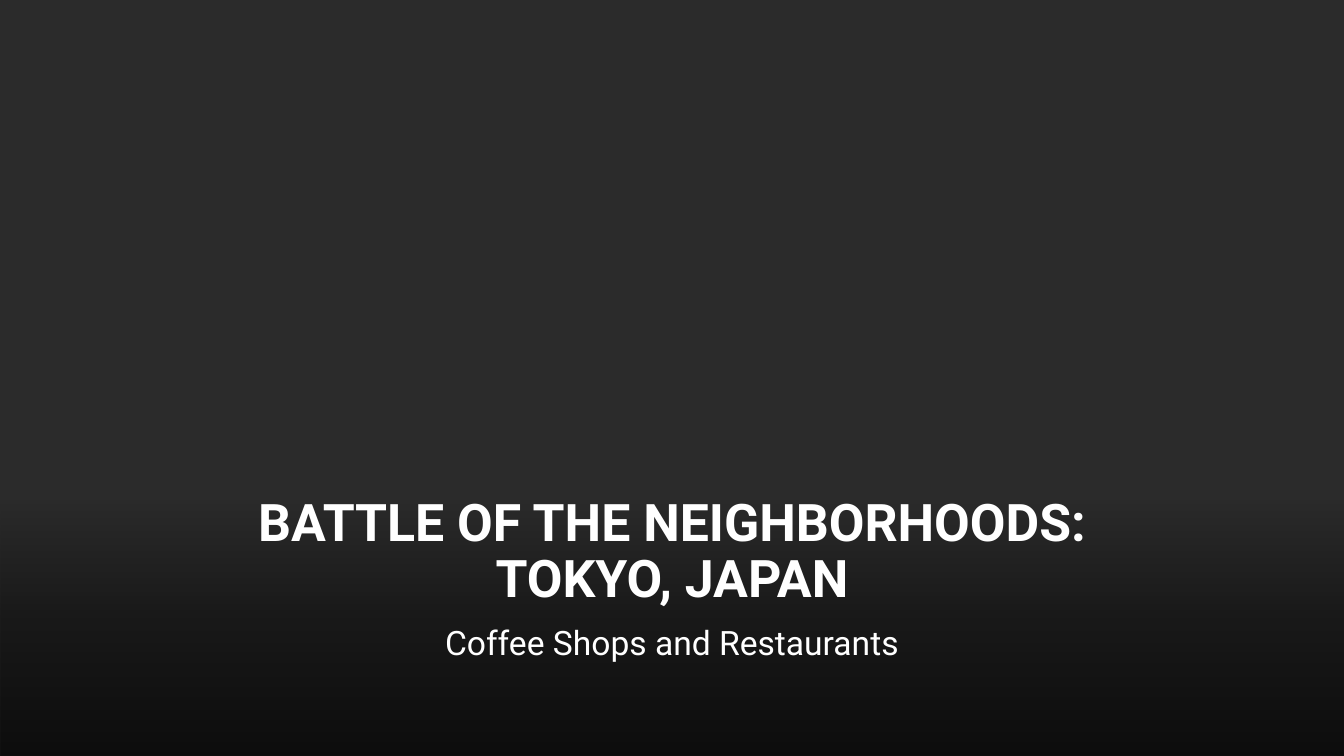
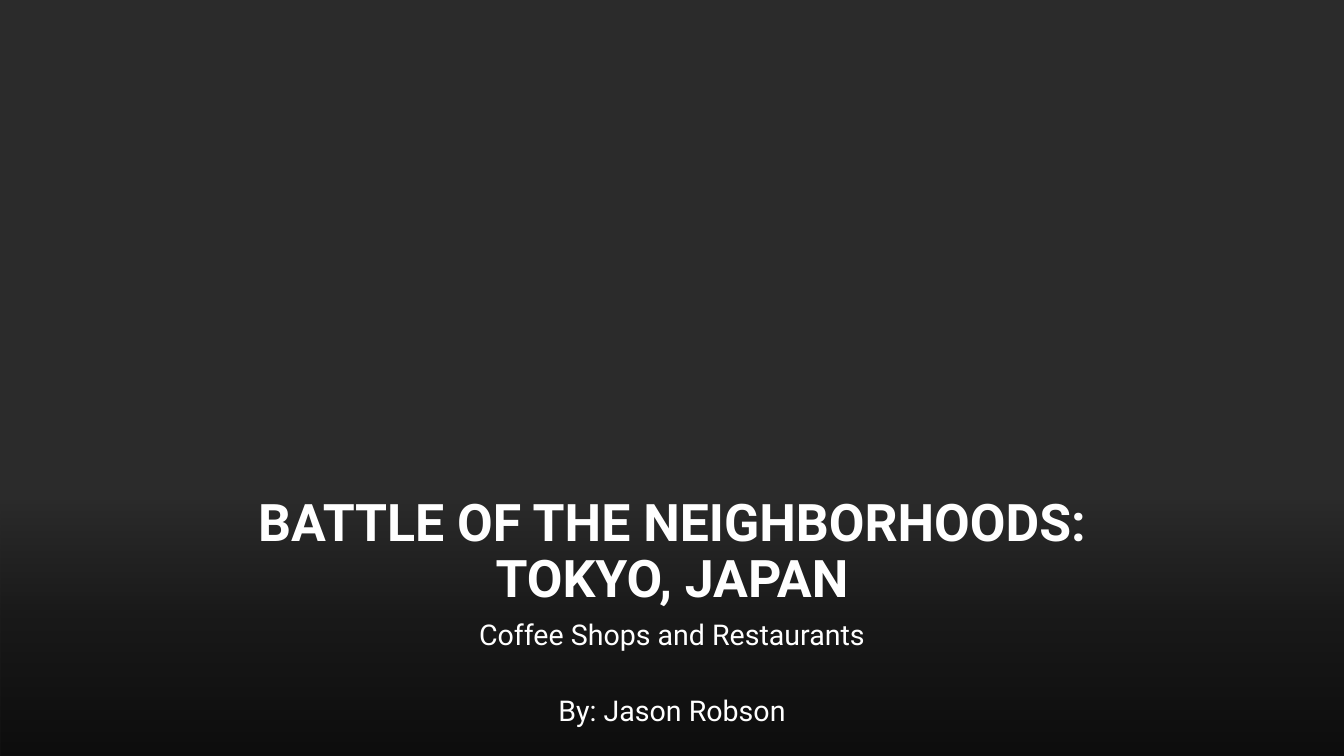
Before and after one commit to Phoenix8440/Coursera_Capstone, a slide deck: slide 1 of Battle of the Neighborhoods.pptx. Drawn at 1344x756 pixels with LibreOffice and Linux fonts; fonts in the diff are those of the drawing; background and template pictures are left out; a plain dark background stands for a picture behind light text. Boxes give left, top, right and bottom in pixels: in the first picture for what was removed or moved away, otherwise in the second. Text is boxed around its words. In the diff, an @@ line names an element or a change of style, - is before the commit and + after.

```diff
--- a/Battle of the Neighborhoods.pptx
+++ b/Battle of the Neighborhoods.pptx
@@ subtitle at bbox=[479, 623, 865, 651]: size 24 to 20.4 pt in "Coffee Shops and Restaurants"; line spacing 0.9 to 0.7 @@
@@ subtitle at bbox=[558, 699, 786, 727]: paragraph added @@
+By: Jason Robson
```
